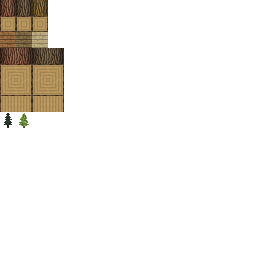
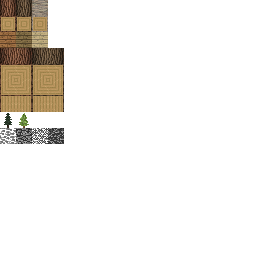
Two versions of the same layered image (256 × 256). Layer-by-layer changes:
added layer "Layer 3" in group "Acacia" over [32, 17, 48, 32]
added layer "Layer 1" in group "Acacia" over [32, 16, 48, 17]
added layer "Acacia - delocuro" in group "Acacia" over [32, 0, 48, 16]
added layer "Layer 4" in group "Acacia" over [0, 128, 64, 144]
